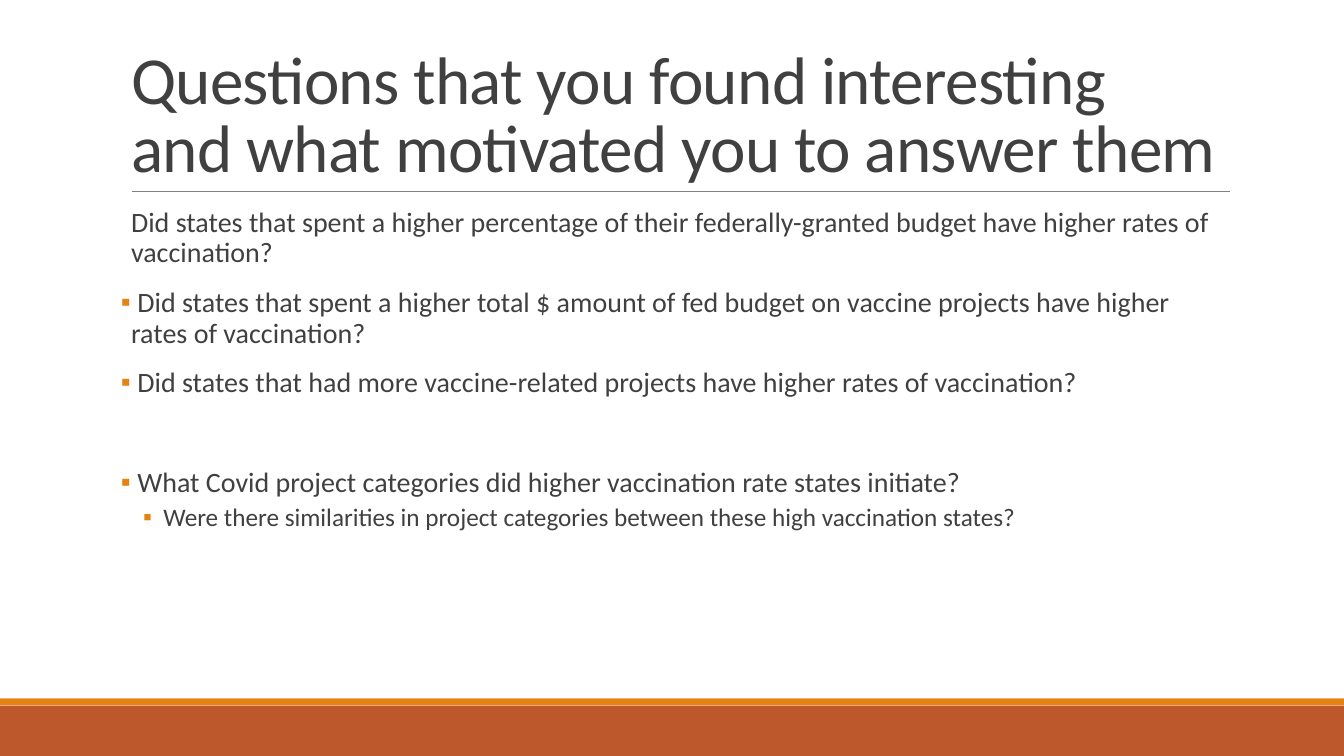
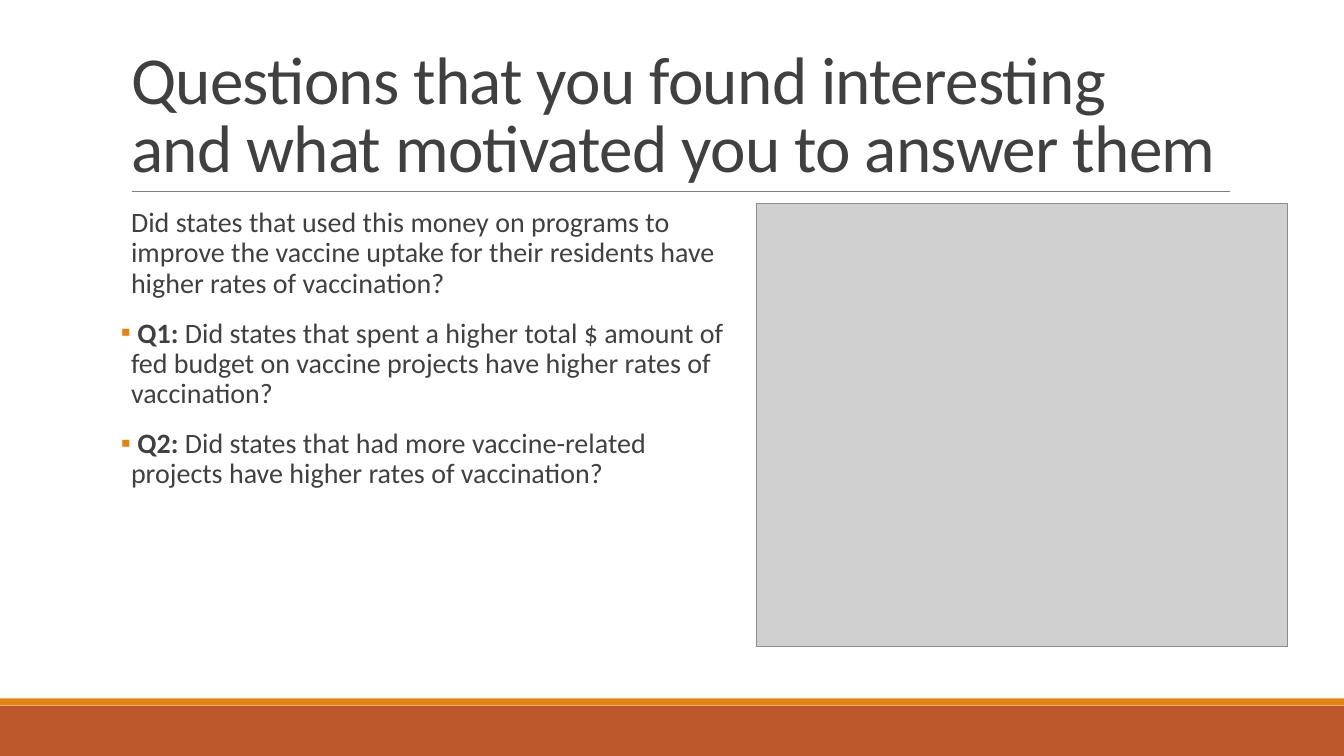
Before and after one commit to Evdawg/Project_1_Covid_Data, a slide deck: slide 4 of Group_7_Presentation.pptx. Drawn at 1344x756 pixels with LibreOffice and Linux fonts; fonts in the diff are those of the drawing; grey boxes stand for pictures. Boxes give left, top, right and bottom in pixels: in the first picture for what was removed or moved away, otherwise in the second. Text is boxed around its words. In the diff, an @@ line names an element or a change of style, - is before the commit and + after.

```diff
--- a/Group_7_Presentation.pptx
+++ b/Group_7_Presentation.pptx
@@ picture added at (x1=756, y1=204, x2=1288, y2=647) @@
@@ text at (x1=131, y1=212, x2=723, y2=488): text changed @@
-  Did states that spent a higher percentage of their federally-granted budget have higher rates of vaccination?
-▪ Did states that spent a higher total $ amount of fed budget on vaccine projects have higher rates of vaccination?
-▪ Did states that had more vaccine-related projects have higher rates of vaccination?
-▪ What Covid project categories did higher vaccination rate states initiate?
-  ▪ Were there similarities in project categories between these high vaccination states?
+  Did states that used this money on programs to improve the vaccine uptake for their residents have higher rates of vaccination?
+▪ Q1: Did states that spent a higher total $ amount of fed budget on vaccine projects have higher rates of vaccination?
+▪ Q2: Did states that had more vaccine-related projects have higher rates of vaccination?
```
Also in this commit, not shown: 4 other slides changed.
